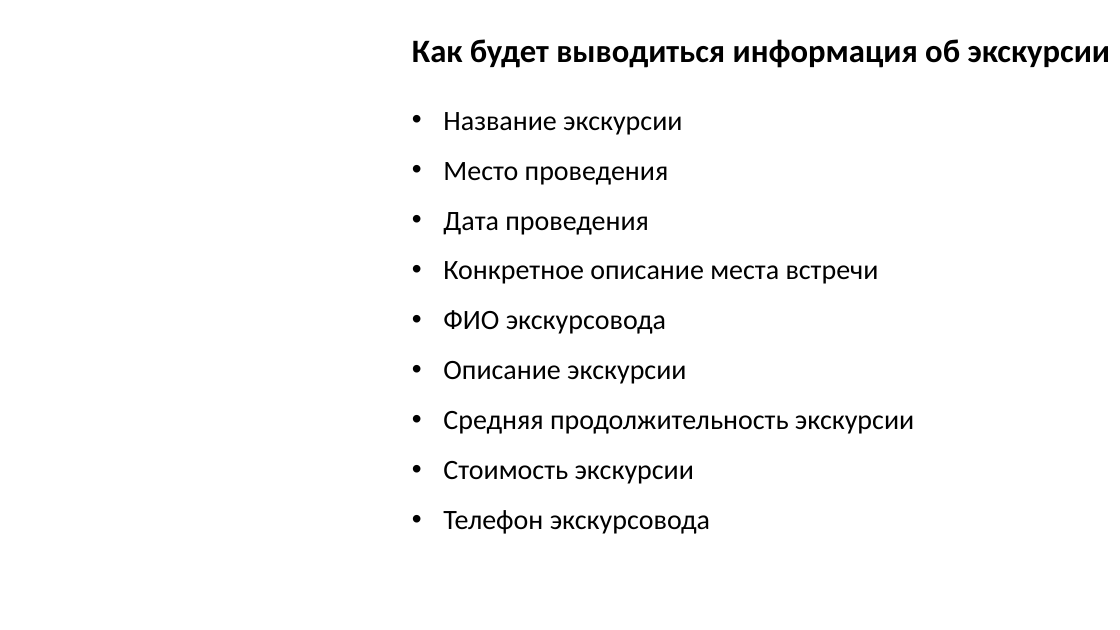
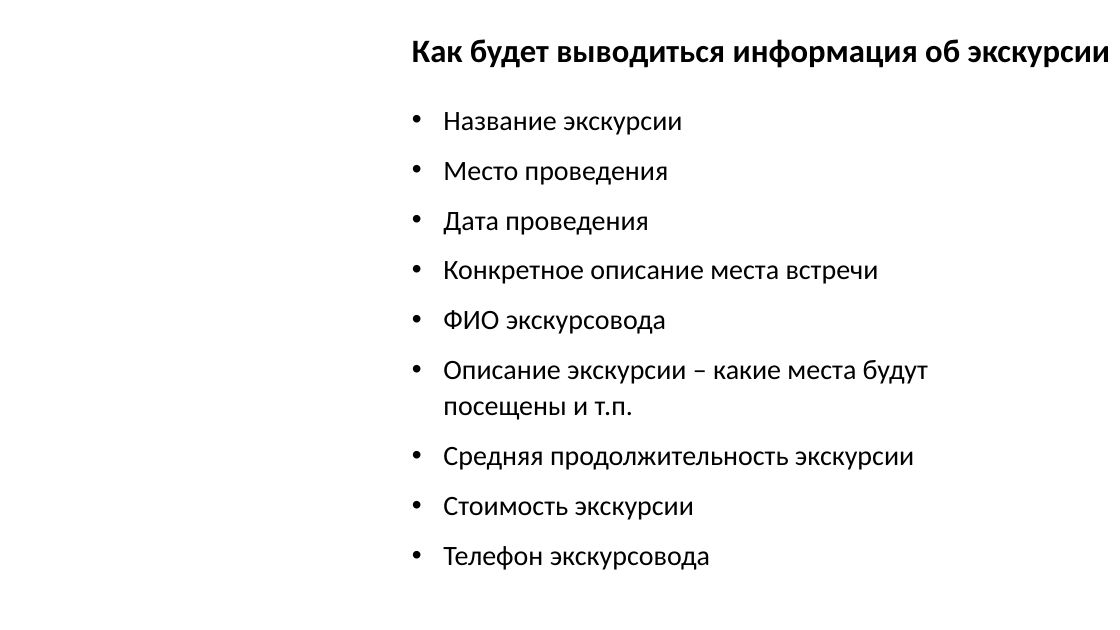
Before and after one commit to Neytrinoo/skillTour, a slide deck: slide 4 of presentation.pptx. Drawn at 1120x630 pixels with LibreOffice and Linux fonts; fonts in the diff are those of the drawing; background and template pictures are left out. Boxes give left, top, right and bottom in pixels: in the first picture for what was removed or moved away, otherwise in the second. Text is boxed around its words. In the diff, an @@ line names an element or a change of style, - is before the commit and + after.

```diff
--- a/presentation.pptx
+++ b/presentation.pptx
@@ text at [443, 360, 928, 420]: text changed @@
-• Описание экскурсии
+• Описание экскурсии – какие места будут посещены и т.п.
```
Also in this commit, not shown: 2 other slides changed, 4 slides added, 2 slides removed, 2 other files.
